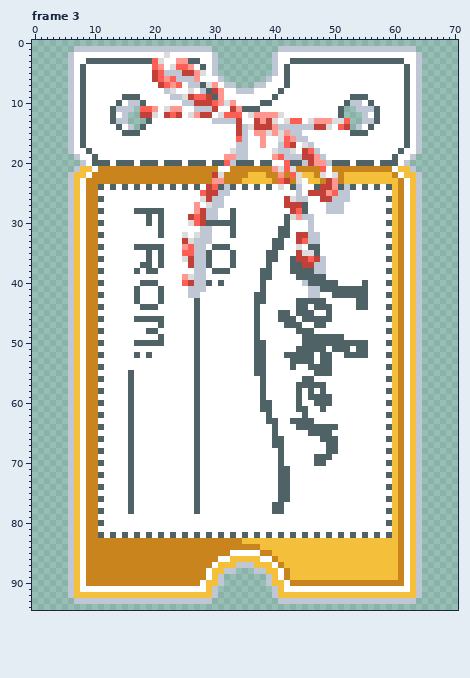
Pixel-art file -- assets/jokers.ase. The first picture shows the starting point.
71x95 pixels, 58 frames. Shown: frame 3.
After the commit:
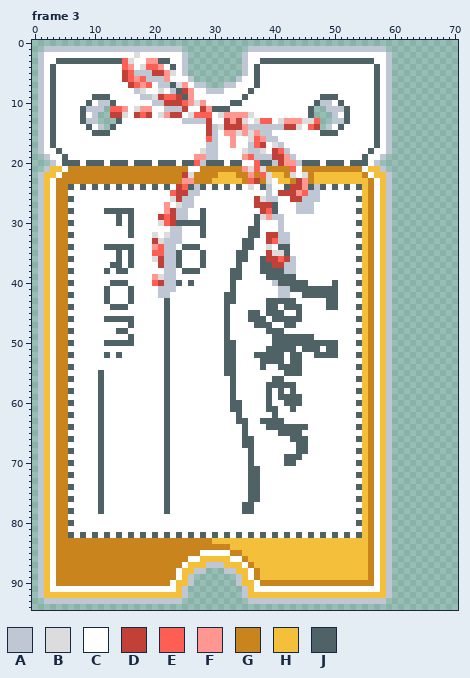
Palette (. is transparent): A #bfc7d5  B #dcdcdc  C #ffffff  D #c14139  E #fd5f55  F #ff9690  G #c9841d  H #f4c03c  J #4f6367
Change:
Changed rows in their new state; - is an unchanged pixel.
Frame 3, layers "art", "bg", "base":
first column x 1:
 1 -AAAAA------------------.....------AAAAA------------------.....-
 2 ACCCCC----------B----C--A.....----ACCCCC------------------A.....
 3 ACCJJJJJ------EBCCFFJJ-CA.....----ACCJJJJJ--------------CCA.....
 4 ACJCCC-C------EF-BE---JCA.....----ACJCCC-C--------------J-A.....
 5 ACJCCC-C------DEAAA-DFBCA.....----ACJCCC-C--------------J-A.....
 6 ACJCCC-C------DEFEAAA-CCC-.....--ACCJCC--C--------------J-A.....
 7 ACJCCC-C-------DEFE-AAJBFC-A...--CCCJC---C--------------J-A.....
 8 ACJCCC-C--------AB--BCAJDF-CAAA--CCJ----C---------------J-A.....
 9 ACJCCC-C-JJJ--CCCAABDEEDJFCCCCC---J----C-------JJJ--CCC-J-A.....
10 ACJCCC-CJ-AAJC-CCC-AADDDEFBFCCCCJJ---CC-------JAA-JCCC-CJ-A.....
11 ACJCCC--AAA.EEFCBFFC-AAAD-CDFJJJCCCCC--------J..AAAJCCCC--A.....
12 ACJCCC---A..DDBCDE-CBFD---EEE--FFFF-CCCCC----J...ACJCCC---A.....
13 ACJCCC--AA...JCCCCC-----AAAADCCDF-B-BEECBFFFB-E..AAJCCCC--A.....
14 ACJCCC-CJ-A.JC-CCC----------DABDD-FAAAAA-DDBCE-.A-JCCC-CJ-A.....
15 ACJCCC-C-JJJ--CCC-----------DA-FFBFB-AACCCCC---JJJ--CCC-J-A.....
16 ACJCCC-C--------------------EA--FCCBE-AACCCCC-----------J-A.....
17 ACJCCC-C--------------------AA--FCCAED-B-CC-CC----------J-A.....
18 ACCJCC--C------------------BAA--CCBAAB-DE-C-CCC--------J--A.....
19 -ACCJCC--C----------------FFAA-CCCFEAAADDF-CCCCC------J--A.....-
20 --ACJJJCJ--CJ--CJ--CJ--CJ-EAJ--CJ-CCE--ADFFAJJJCJ--CJ--CA.....--
21 -AHHCGGGGG---------------CC---GG--FBEB-GGGEC---GG-----CHHA.....-
22 AHHCGGGGG---------------DB---GHHH--FGEBHH-BCBGHHHHH---GC--A.....
23 AHCGGGGG----------------FF---HHHHHGEDGBCHH-DFG-HHHH----GC-A.....
24 AHCGGJCJCJCJCJCJCJCJCJCDEJAJCJCJCJCBCJA-CJDDFJAJCJCJCJHGCHA.....
25 AHCGGCC-CC------------EDDAACCCCC------A-DDDFEAACCCCC--HG-HA.....
26 AHCGGJC-CCC-----------BDAA-CCCC-----DBAA-CDD-AACCCCC-JHG-HA.....
27 AHCGGCC-CC-----------F-BAAC-CCC-----DDDJ-CCAAA--CCC---HG-HA.....
28 AHCGGJC-CCCJJJJJCCCCCFDAA-CJCC--C----DEJ--CAAA--CCC--JHG-HA.....
29 AHCGGCC-CC---J-J--C-DEDAACCJCC--C---JBFAACCCCC--------HG-HA.....
30 AHCGGJC-CCC--J-J--C-BEDJJJJJCCCCC---J---AC---C-------JHG-HA.....
31 AHCGGCC-CC-----J----C-AA---JC---C--JJ---AC---C--------HG-HA.....
32 AHCGGJC-CCC----J---BCBAAC-CJC---C--JJ-DDAA-CCCC------JHG-HA.....
33 AHCGGCC-CC---------DBAAACCCCC-----JJ--DEAA-CCCC-------HG-HA.....
34 AHCGGJC-CCCJJJJJCCCFEAA-JJJC-CCC--JJ--BC-J-C-CC------JHG-HA.....
35 AHCGGCC-CC---J-J--CEEAAJCCCJC---CJJ---DBBJ-CCCC-------HG-HA.....
36 AHCGGJC-CCC--J-J--CBDAAJCCCJC---CJJ--JDDEDACCCCC-----JHG-HA.....
37 AHCGGCC-CC--JJ-J-CC-DAAJ-CCJC---CJ---J-DDAACCCCC------HG-HA.....
38 AHCGGJC-CCCJ-JJ-C-CC-AA-JJJC-CCCJJ-----JJAACCCCC-----JHG-HA.....
39 AHCGGCC-CC---------FBAA-CCCC----JJ---C-JJJJCCCCC------HG-HA.....
40 AHCGGJC-CCC-JJJ--CCEDAAJCJCCC-C-J----C-AJJJJJCCCC----JHG-HA.....
41 AHCGGCC-CC-J---JC---AAA--CCC----J----C--AAJJJJJ---CCCCHG-HA.....
42 AHCGGJC-CCCJ---JC---AA---CC----JJ---CC--AA--JJJJJ-CCC-HG-HA.....
43 AHCGGCC-CC-J---JC---CJ----C----JJ---CCJJJJJCCCCCJJ---CHG-HA.....
44 AHCGGJC-CCC-JJJ--CCC-J----C----J----C-JJ-JJ-C-CC-J----HG-HA.....
45 AHCGGCC-CC-----------J----C----J---J--JJ-C--CC--C-----HG-HA.....
46 AHCGGJC-CCCJJJJJCCCCCJ----C----J---J-J-J---JCCCCC----JHG-HA.....
47 AHCGGCC-CC-----J----CJ----C----J-----JJ----C--CC------HG-HA.....
48 AHCGGJC-CCC--JJ---CC-J----C----J----C-JJJ--CCC-------JHG-HA.....
49 AHCGGCC-CC-----J----CJ----C----J----C--JJJJJ--CCCCC---HG-HA.....
50 AHCGGJC-CCCJJJJJCCCCCJ----C----JJ---CC-JJJJJ------CCC-HG-HA.....
51 AHCGGCC-CC-----------J----C----JJ---CCJJJJJC---CJ-CC-CHG-HA.....
52 AHCGGJC-CCCJ-J--C-C--J----C----JJ-----JJJC--CCJ--J-CC-HG-HA.....
53 AHCGGCC-CC-----------J----C----JJ---C-JJJ---CC-CC-----HG-HA.....
54 AHCGGJC-CCC----------J----C----JJ---C---JJ-J-CCCC----JHG-HA.....
55 AHCGGCC-CCJ----C-----J----C----JJ---CC---JJJ--CCC-----HG-HA.....
56 AHCGGJC-CC-----C-----J----C-----J----C-JJ---CC-------JHG-HA.....
57 AHCGGCC-CCJ----C-----J----C-----J----CJJJJJCCCCC------HG-HA.....
58 AHCGGJC-CC-----C-----J----C-----J----CJ-J-JC-C-C-----JHG-HA.....
59 AHCGGCC-CCJ----C-----J----C-----J----CJ-JJJ--CCCC-----HG-HA.....
60 AHCGGJC-CC-----C-----J----C-----JJ---C---JJ---CCC----JHG-HA.....
61 AHCGGCC-CCJ----C-----J----C-----JJ---C-J--JCC--C------HG-HA.....
62 AHCGGJC-CC-----C-----J----C------J----CJ----C--------JHG-HA.....
63 AHCGGCC-CCJ----C-----J----C------JJ--J--J-CCCC--------HG-HA.....
64 AHCGGJC-CC-----C-----J----C-------J---J-JJJ--CCCCC---JHG-HA.....
65 AHCGGCC-CCJ----C-----J----C-------J----CJJJJ-CCCC-----HG-HA.....
66 AHCGGJC-CC-----C-----J----C-------JJ---CC-JJJ--CCC---JHG-HA.....
67 AHCGGCC-CCJ----C-----J----C-------JJ---CC--JJ---CC----HG-HA.....
68 AHCGGJC-CC-----C-----J----C--------J----C--JJ---CC---JHG-HA.....
69 AHCGGCC-CCJ----C-----J----C--------J----CJJJ--CCC-----HG-HA.....
70 AHCGGJC-CC-----C-----J----C--------J----CJJ---CC-----JHG-HA.....
71 AHCGGCC-CCJ----C-----J----C--------JJ---CC------------HG-HA.....
72 AHCGGJC-CC-----C-----J----C--------JJ---CC-----------JHG-HA.....
73 AHCGGCC-CCJ----C-----J----C--------JJ---CC------------HG-HA.....
74 AHCGGJC-CC-----C-----J----C--------JJ---CC-----------JHG-HA.....
75 AHCGGCC-CCJ----C-----J----C--------JJ---CC------------HG-HA.....
76 AHCGGJC-CC-----C-----J----C--------JJ---CC-----------JHG-HA.....
77 AHCGGCC-CCJ----C-----J----C-------JJ---CC-------------HG-HA.....
78 AHCGGJC-CC-----C-----J----C-------JJ---CC------------JHG-HA.....
79 AHCGGCC-CC--------------------------------------------HG-HA.....
80 AHCGGJC-CCC------------------------------------------JHG-HA.....
81 AHCGGCC-CC--------------------------------------------HG-HA.....
82 AHCGGJCJCJCJCJCJCJCJCJCJCJCJCJCJCJCJCJCJCJCJCJCJCJCJCJHGCHA.....
83 AHCGGGGG---------------------HHHHH---------------------GC-A.....
84 AHCGGGGG------------------------HHHHH------------------GC-A.....
85 AHCGGGGG-------------------CCCCCGGHHHHH----------------GC-A.....
86 AHCGGGGG-----------------CCHHHHHCCG--HHH---------------GC-A.....
87 AHCGGGGG----------------CHHHAAA--HCG---HH--------------GC-A.....
88 AHCGGGGG---------------CHHAA...--HHCGH--HH-------------GC-A.....
89 AHCGGGGG---------------CHA.....--AHCGHH-HH-------------GC-A.....
90 AHCGGGGG--------------CHHA.....--AHHCGGGGG--------------CHA.....
91 AHCCCCC----------------HA.....----AHCCCCC----------------HA.....
92 AHHHHH------------------A.....----AHHHHH------------------A.....
93 -AAAAA------------------.....------AAAAA------------------.....-
